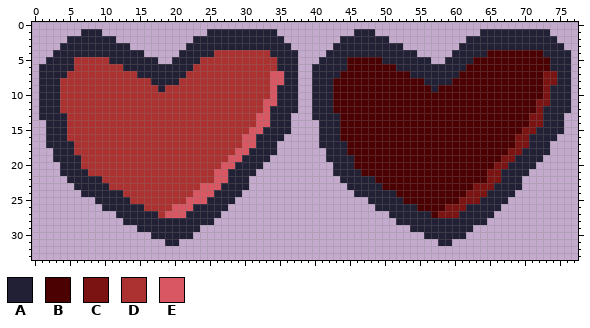
Two states of a sprite sheet, public/static/heart.png. The first picture shows the starting point.
The file is 78x34 pixels.
Palette (. is transparent): A #222034  B #4b0101  C #7b1313  D #ac3232  E #d95763
The result:
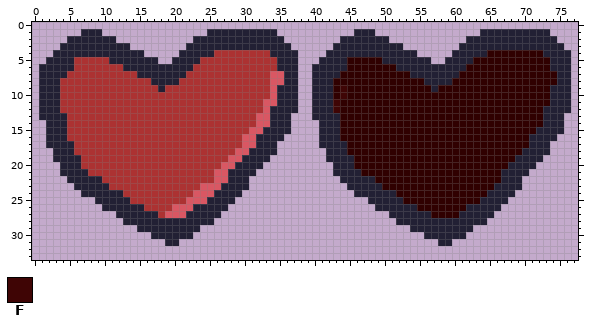
Colours new in this view: F #3f0505
Difference:
colour B: #4b0101 -> #300000
Changed rows in their new state; - is a pixel that keeps its letter.
first column x 43:
 7 ------------------------------BB
 8 ------------------------------BB
 9 -F----------------------------B-
10 -F----------------------------B-
11 F----------------------------BB-
12 F----------------------------B--
13 ----------------------------BB--
14 ----------------------------BB--
15 ---------------------------BB---
16 --------------------------BB----
17 --------------------------BB----
18 -------------------------BB-----
19 ------------------------BB------
20 -----------------------BB-------
21 ----------------------BB--------
22 ----------------------BB--------
23 --------------------BBB---------
24 -------------------BBB----------
25 ------------------BBB-----------
26 ----------------BBB-------------
27 ---------------BBB--------------
Pixel boxes of the changes (left, top, right, bottom) in both pictures:
changed: (333, 50, 557, 218)
